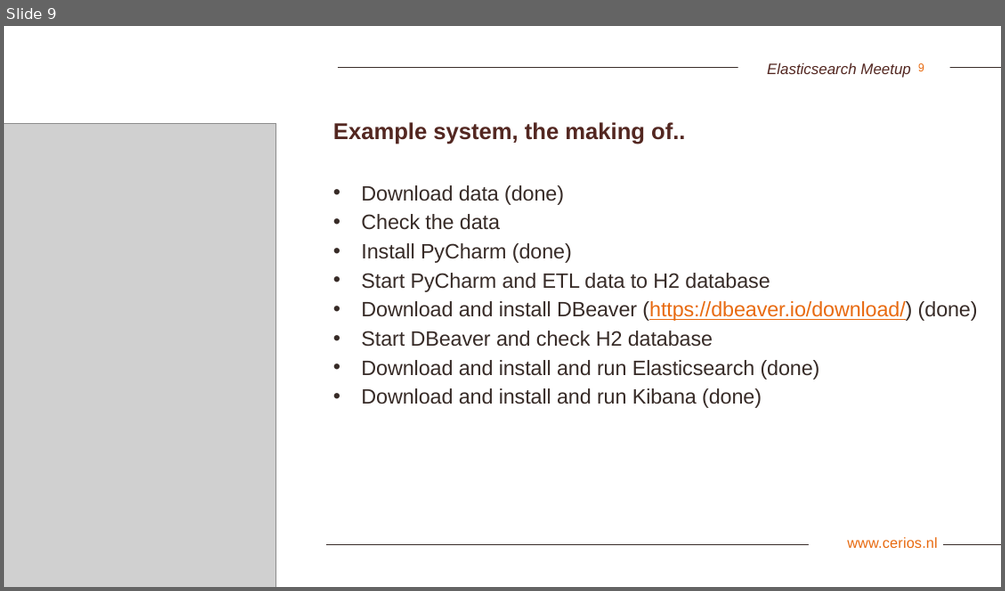
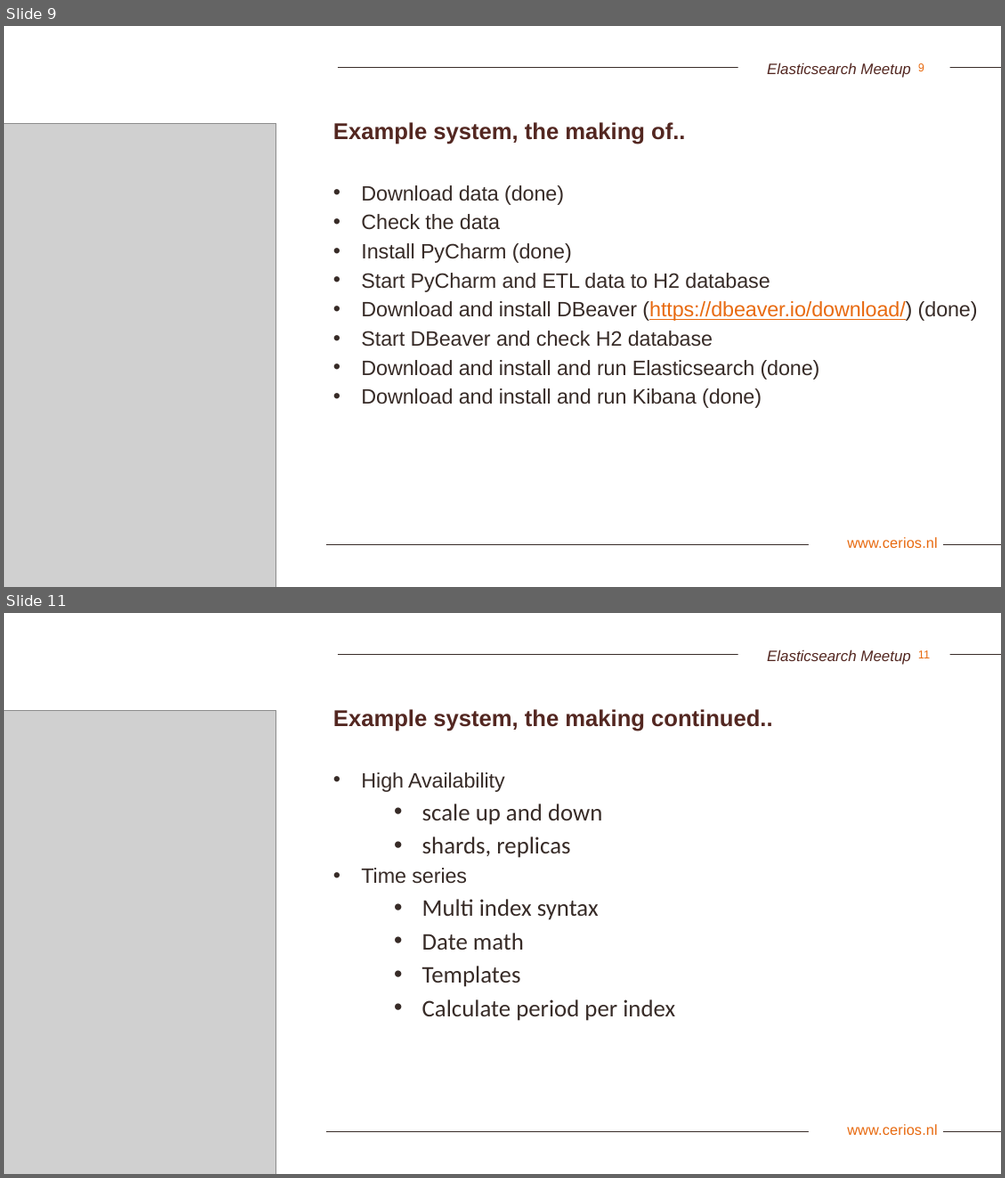
Before and after one commit to rpbouw/es-meetup, a slide deck: presentation/Elasticsearch-meetup-2019-03.pptx. Shown one above the other, each under a label of ours: slide 9 before the commit, slides 9 and 11 after it; the slides between them are not shown. The pictures are 1005x591 and 1005x1178 pixels, drawn with LibreOffice and Linux fonts; fonts in the diff are those of the drawing; grey boxes stand for pictures; background and template pictures are left out. Boxes give left, top, right and bottom in pixels: in the first picture for what was removed or moved away, otherwise in the second. Text is boxed around its words. In the diff, an @@ line names an element or a change of style, - is before the commit and + after.

```diff
--- a/presentation/Elasticsearch-meetup-2019-03.pptx
+++ b/presentation/Elasticsearch-meetup-2019-03.pptx
@@ slide 11 added at [4, 613, 1001, 1174], background #FFFFFF; not listed: 4 template elements that a slide beside it also shows @@
@@ text added at [767, 649, 910, 665], 14.5 pt, text #532721, italic @@
+Elasticsearch Meetup
@@ picture added at [4, 710, 276, 1174] @@
@@ title added at [333, 709, 773, 731], 22 pt, text #532721, bold @@
+Example system, the making continued..
@@ text added at [361, 772, 675, 1021], 23 pt, text #372B27 @@
+• High Availability
+  • scale up and down
+  • shards, replicas
+• Time series
+  • Multi index syntax
+  • Date math
+  • Templates
+  • Calculate period per index
```
Also in this commit, not shown: 1 slide changed, 5 other files.
